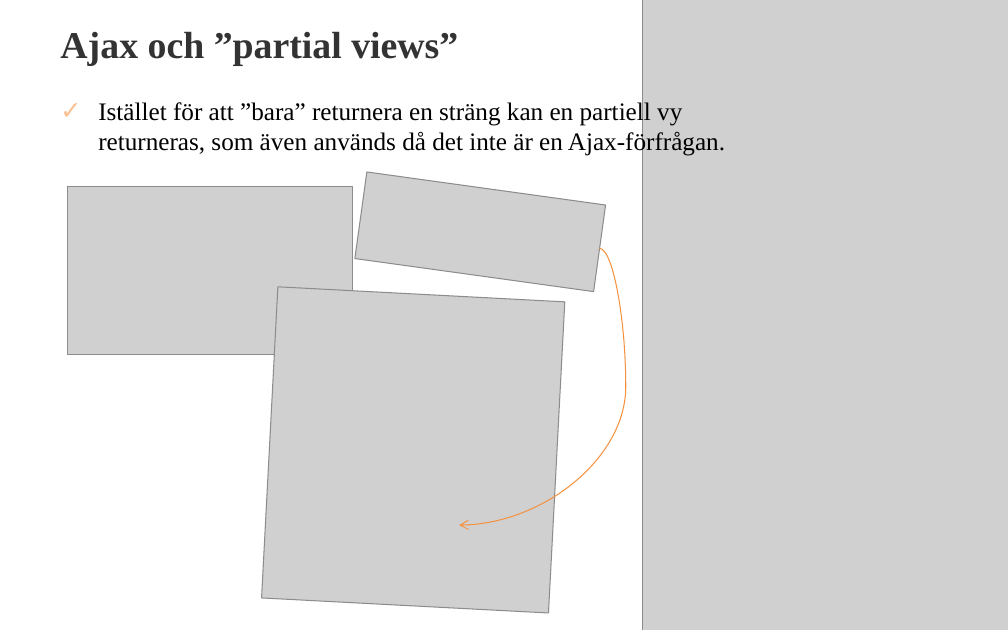
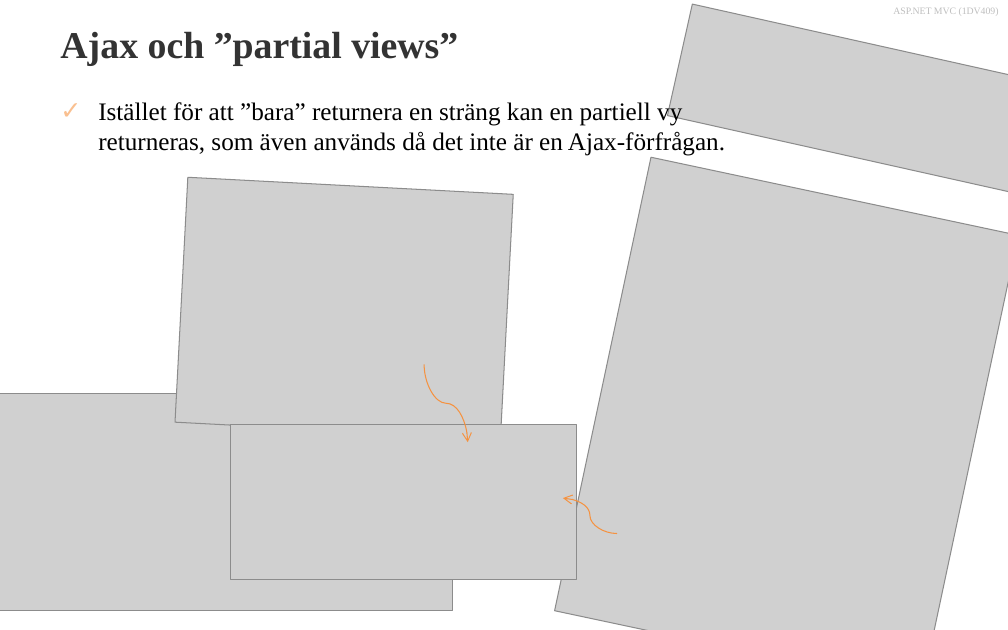
Before and after one commit to 1dv409/kursmaterial, a slide deck: slide 9 of Presentationsmaterial/Dokument/1.7 Unobtrusive Ajax.pptx (slide 11 before the commit). Drawn at 1008x630 pixels with LibreOffice and Linux fonts; fonts in the diff are those of the drawing; grey boxes stand for pictures; background and template pictures are left out. Boxes give left, top, right and bottom in pixels: in the first picture for what was removed or moved away, otherwise in the second. Text is boxed around its words. In the diff, an @@ line names an element or a change of style, - is before the commit and + after.

```diff
--- a/Presentationsmaterial/Dokument/1.7 Unobtrusive Ajax.pptx
+++ b/Presentationsmaterial/Dokument/1.7 Unobtrusive Ajax.pptx
@@ picture added at box(667, 4, 1008, 197) @@
@@ picture added at box(175, 177, 513, 439) @@
@@ picture removed at box(355, 172, 606, 292) @@
@@ picture at box(555, 158, 1008, 630): rotation 0 to 12 degrees @@
@@ picture removed at box(68, 186, 353, 354) @@
@@ picture removed at box(261, 287, 564, 613) @@
@@ curved arrow added from (424, 364) to (468, 443), #F69240 0.75 pt @@
@@ picture added at box(0, 393, 453, 611) @@
@@ picture added at box(231, 424, 577, 579) @@
@@ curved arrow moved from (600, 248) - (459, 525) to (562, 498) - (617, 533) @@
@@ curved arrow (562, 498) - (617, 533): arrowheads changed @@
@@ ellipse: place and size @@
-ellipse at box(435, 513, 459, 536)
+ellipse at box(617, 522, 640, 545)
```
Also in this commit, not shown: 10 other slides changed, 2 slides removed.
